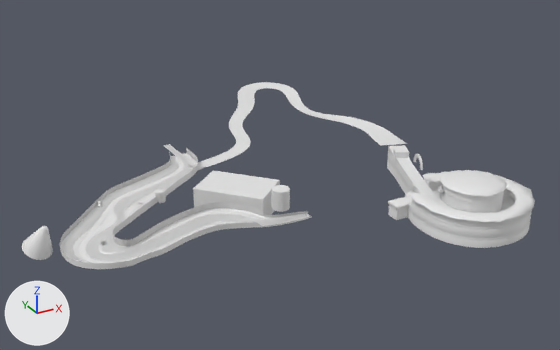
The FBX model Assets/Scenes/Scene_3/Scene_3_Preview.fbx: old version first, new version second.
Before and after are seen from a 50 mm lens placed at (-751.0, -2066.0, 856.0), pointed at (263.0, -223.0, -66.0). Lighting does not change. The marker at lower left points along +X, +Y and +Z. Objects named as collision shapes, trigger or cutter boxes, shadow casters or lower levels of detail are left out. Where no turn or scale is listed for an object, it has been applied to the vertices. Vertices at the same position are counted once.

Before the edit, the objects in view are built like this:
```python
ob_circle_013 = bpy.data.objects.new('Circle.013', me_circle_013)
ob_circle_013.location = (0.0, 0.0, 0.0)
ob_circle_014 = bpy.data.objects.new('Circle.014', me_circle_014)
ob_circle_014.location = (0.0, 0.0, 0.0)
ob_circle_015 = bpy.data.objects.new('Circle.015', me_circle_015)
ob_circle_015.location = (0.0, 0.0, 0.0)
ob_circle_016 = bpy.data.objects.new('Circle.016', me_circle_016)
ob_circle_016.location = (0.0, 0.0, 0.0)
ob_circle_017 = bpy.data.objects.new('Circle.017', me_circle_017)
ob_circle_017.location = (0.0, 0.0, 0.0)
ob_circle_019 = bpy.data.objects.new('Circle.019', me_circle_019)
ob_circle_019.location = (0.0, 0.0, 0.0)
ob_cube_002 = bpy.data.objects.new('Cube.002', me_cube_002)
ob_cube_002.location = (0.0, 0.0, 0.0)
ob_nurbspath = bpy.data.objects.new('NurbsPath', me_nurbspath_010)
ob_nurbspath.location = (0.0, 0.0, 0.0)
ob_nurbspath_001 = bpy.data.objects.new('NurbsPath.001', me_nurbspath_011)
ob_nurbspath_001.location = (0.0, 0.0, 0.0)
# also in view: 'Cube' at (62.0, -348.0, -39.0); 'RiverBed_Curb_1' at (-101.0, -268.0, -26.0); 'Road_1' at (-185.0, -324.0, -24.0); 'Vis_OffRoad_2' at (-86.0, -291.0, -27.0); 'Vis_WaterSurface' at (-100.0, -267.0, -26.0)
```
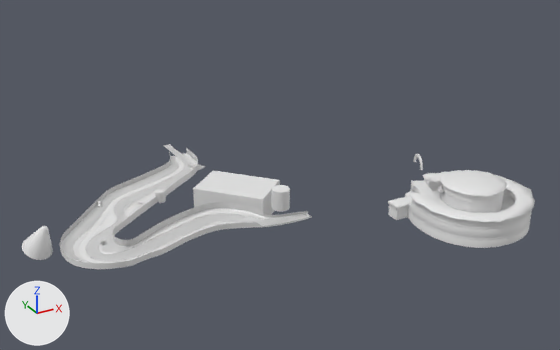
Where the change shows, as pixel boxes [x1, y1, x2, y2] in the pictures (560 x 350 px):
'NurbsPath.008', reshaped
    before: [387, 146, 532, 248]
    after: [388, 180, 532, 248]
'NurbsPath', deleted
    before: [198, 82, 407, 167]
'NurbsPath.001', reshaped
    before: [390, 145, 514, 211]
    after: [390, 180, 514, 211]
'Cube.002', deleted
    before: [393, 147, 409, 165]
'NurbsPath.004', reshaped
    before: [389, 146, 515, 210]
    after: [390, 180, 515, 210]
part 1 of me_nurbspath_013, cut back
    before: [389, 146, 444, 203]
part 2 of me_nurbspath_004, deleted
    before: [387, 146, 411, 194]
part 3 of me_nurbspath_011, deleted
    before: [390, 145, 422, 181]

What the commit changed:
me_nurbspath_011 is used by ob_nurbspath_001; location (0.0, 0.0, 0.0).
me_nurbspath_011 had 660 vertices, 524 faces and spanned x 454.0..747.0, y -749.0..-232.0, z -78.0..-45.0.
me_nurbspath_011 now has 550 vertices, 436 faces and spans x 454.0..747.0, y -749.0..-462.0, z -78.0..-54.0.
Part 3, on me_nurbspath_011:
110 vertices are removed from x 570.0..695.0, y -464.0..-232.0, z -57.0..-45.0.
88 faces are deleted.
me_nurbspath_004 is used by ob_nurbspath_008; location (0.0, 0.0, 0.0).
me_nurbspath_004 had 3727 vertices, 3382 faces and spanned x 454.0..791.0, y -794.0..-231.0, z -120.0..-5.0.
me_nurbspath_004 now has 3237 vertices, 2929 faces and spans x 454.0..791.0, y -794.0..-461.0, z -120.0..-5.0.
me_nurbspath_004 part 2: 490 vertices removed from x 566.0..698.0, y -466.0..-231.0, z -120.0..-44.0.
me_nurbspath_013 is used by ob_nurbspath_004; location (0.0, 0.0, 0.0).
me_nurbspath_013 had 2112 vertices, 2120 faces and spanned x 454.0..751.0, y -754.0..-231.0, z -79.0..-43.0.
me_nurbspath_013 now has 1760 vertices, 1768 faces and spans x 454.0..751.0, y -754.0..-461.0, z -79.0..-52.0.
me_nurbspath_013 part 1: 12 vertices moved within x 554.0..716.0, y -687.0..-536.0, z -78.0..-56.0; 364 vertices removed from x 554.0..716.0, y -687.0..-231.0, z -78.0..-43.0; 12 vertices added at x 553.0..715.0, y -688.0..-536.0, z -78.0..-56.0.
Object 'Circle.017' (ob_circle_017) is deleted.
Object 'NurbsPath' (ob_nurbspath) is deleted.
Object 'Circle.019' (ob_circle_019) is deleted.
Object 'Circle.016' (ob_circle_016) is deleted.
Object 'Circle.013' (ob_circle_013) is deleted.
Object 'Circle.015' (ob_circle_015) is deleted.
Object 'Cube.002' (ob_cube_002) is deleted.
Object 'Circle.014' (ob_circle_014) is deleted.
Object 'Circle.018' (ob_circle_018) is deleted.
Object 'Circle.020' (ob_circle_020) is deleted.
